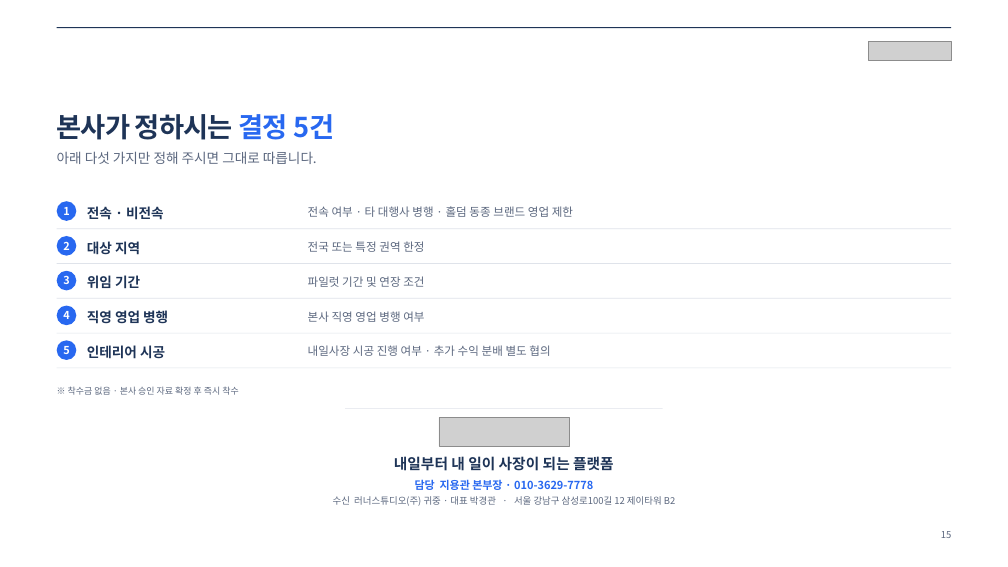
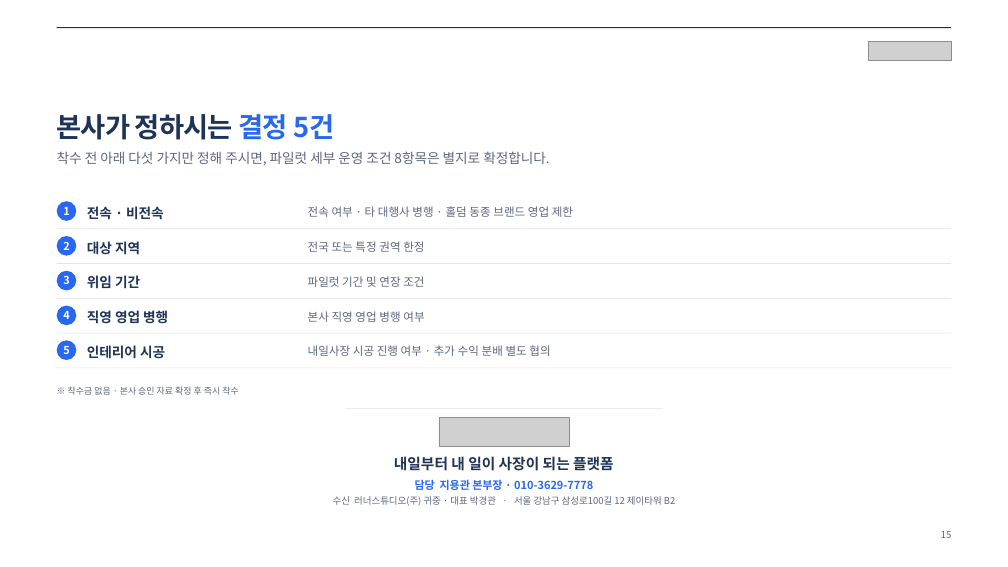
Before and after one commit to jyjzzjtube-pixel/onewillco-meeting-2026, a slide deck: slide 15 of runnerpub-proposal/runnerpub_proposal_naeilsajang.pptx. Drawn at 1008x567 pixels with LibreOffice and Linux fonts; fonts in the diff are those of the drawing; grey boxes stand for pictures; background and template pictures are left out. Boxes give left, top, right and bottom in pixels: in the first picture for what was removed or moved away, otherwise in the second. Text is boxed around its words. In the diff, an @@ line names an element or a change of style, - is before the commit and + after.

```diff
--- a/runnerpub-proposal/runnerpub_proposal_naeilsajang.pptx
+++ b/runnerpub-proposal/runnerpub_proposal_naeilsajang.pptx
@@ text at box(57, 151, 549, 165): text changed @@
-아래 다섯 가지만 정해 주시면 그대로 따릅니다.
+착수 전 아래 다섯 가지만 정해 주시면, 파일럿 세부 운영 조건 8항목은 별지로 확정합니다.
```
Also in this commit, not shown: 5 other slides changed, 5 other files.
